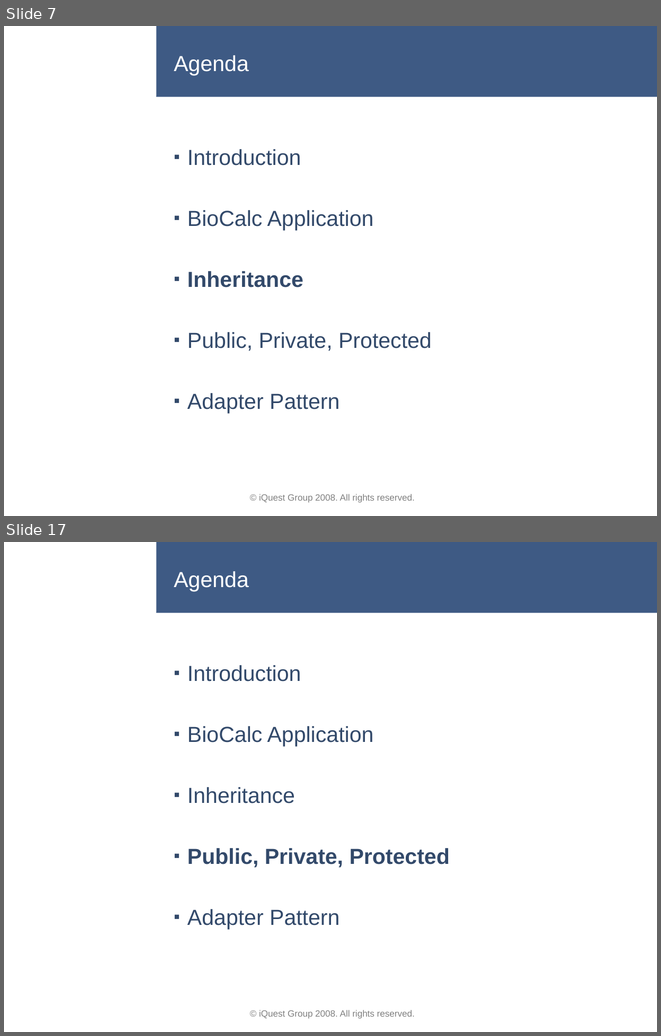
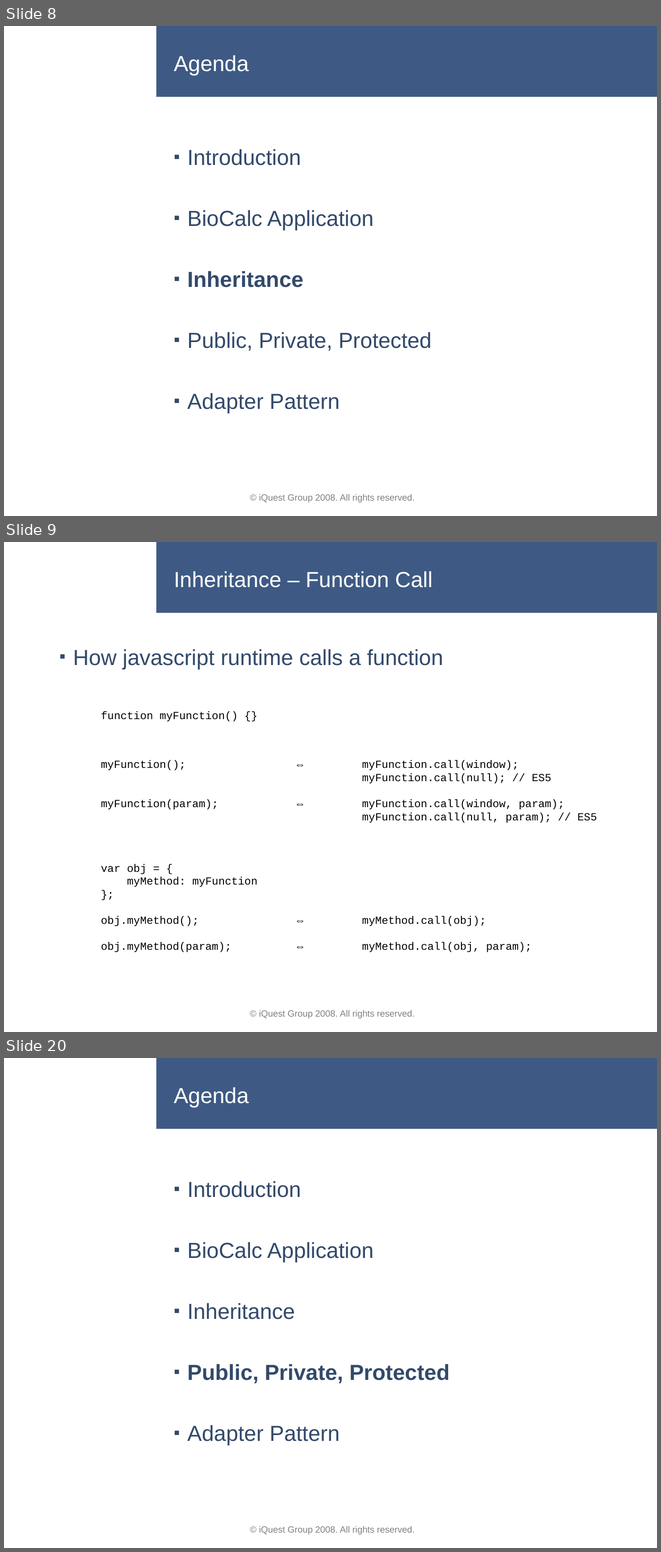
Before and after one commit to lastunicorn/BioCalcJs, a slide deck: doc/BioCalc Presentation.pptx. Shown one above the other, each under a label of ours: slides 7 and 17 before the commit, slides 8, 9 and 20 after it; the slides between them are not shown. The pictures are 661x1036 and 661x1552 pixels, drawn with LibreOffice and Linux fonts; fonts in the diff are those of the drawing; background and template pictures are left out. Boxes give left, top, right and bottom in pixels: in the first picture for what was removed or moved away, otherwise in the second. Text is boxed around its words. In the diff, an @@ line names an element or a change of style, - is before the commit and + after.

```diff
--- a/doc/BioCalc Presentation.pptx
+++ b/doc/BioCalc Presentation.pptx
@@ slide 9 added at [4,542,657,1032], background #FFFFFF; not listed: 3 template elements that a slide beside it also shows @@
@@ title added at [174,571,433,588], 24 pt, text #FFFFFF @@
+Inheritance – Function Call
@@ text added at [73,649,443,669], 24 pt, text #32496A @@
+▪ How javascript runtime calls a function
@@ text added at [101,712,238,722], 12 pt, text #000000 @@
+function myFunction() {}
@@ text added at [101,760,597,823], 12 pt, text #000000 @@
+myFunction(); ⇔ myFunction.call(window);
+myFunction.call(null); // ES5
+myFunction(param); ⇔ myFunction.call(window, param);
+myFunction.call(null, param); // ES5
@@ text added at [101,916,532,952], 12 pt, text #000000 @@
+var obj = {
+myMethod: myFunction
+};
+obj.myMethod(); ⇔ myMethod.call(obj);
+obj.myMethod(param); ⇔ myMethod.call(obj, param);
@@ what was slide 7 is now slide 8 @@
@@ what was slide 17 is now slide 20 @@
```
Also in this commit, not shown: 13 slides changed, 4 other slides added, 2 other files.
